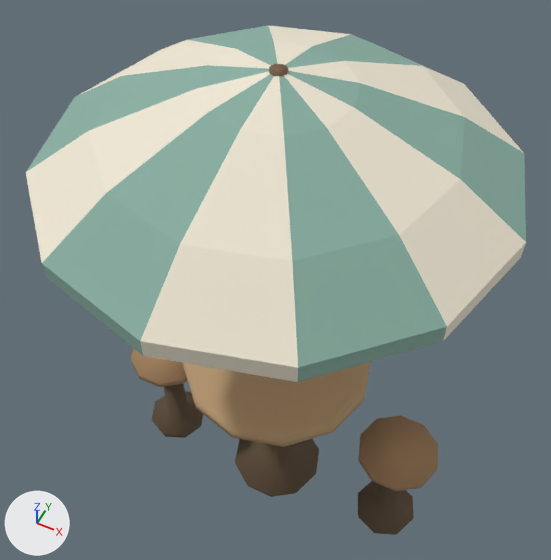
The glTF model assets/landmarks/_shared/street_kit/umbrella_table.glb as it was, and as the next commit left it.
One viewpoint serves both versions: a 50 mm camera at (1.06, -2.14, 4.4) aimed at (-0.08, 0.13, 1.56). The lights are fixed; the arrows at lower left show +X, +Y and +Z. The picture after the commit comes second. Vertices at exactly the same position are counted once.

The first picture shows 'umbrella_table'.
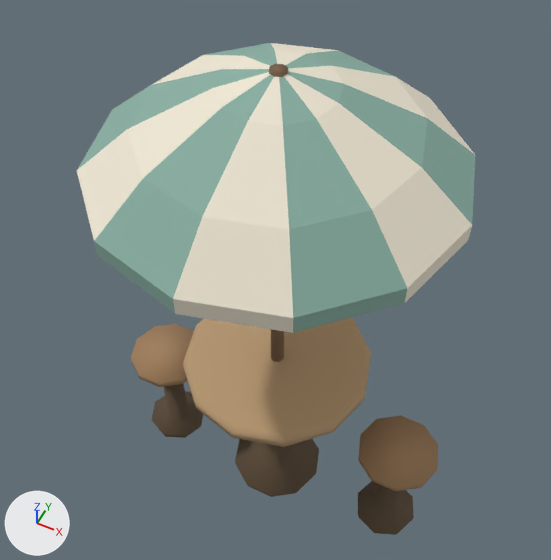
The change, as a diff of the scene's bpy script:
```diff
--- a/assets/landmarks/_shared/street_kit/umbrella_table.glb.py
+++ b/assets/landmarks/_shared/street_kit/umbrella_table.glb.py
@@ me_umbrella_table_mobile @@
 # used by ob_umbrella_table; location = (0.0, 0.0, 0.0)
-me_umbrella_table_mobile.from_pydata(...)  # 277 vertices, 522 faces; spans x -1.0..1.0, y -1.0..1.0, z 0.0..2.86
+me_umbrella_table_mobile.from_pydata(...)  # 277 vertices, 522 faces; spans x -0.95..0.95, y -0.8..0.8, z 0.0..2.86
+# me_umbrella_table_mobile part 1: the loose piece of 49 vertices spanning x -1.0..1.0, y -1.0..1.0, z 2.35..2.86 is scaled about its middle by (0.8, 0.8, 1)
 me_umbrella_table_mobile.materials.append(mat_street_kit_matte_vertex_colour_014)
```

Pixel boxes (x1, y1, x2, y2) of what changed, in the pictures (551 x 560 px; the box of a moved part takes in the faces that stretch with it):
'umbrella_table', reshaped (20% narrower)
    before: (26, 25, 526, 535)
    after: (77, 43, 476, 535)
part 1 of me_umbrella_table_mobile, moved or reshaped
    before: (26, 25, 526, 382)
    after: (77, 43, 476, 333)
